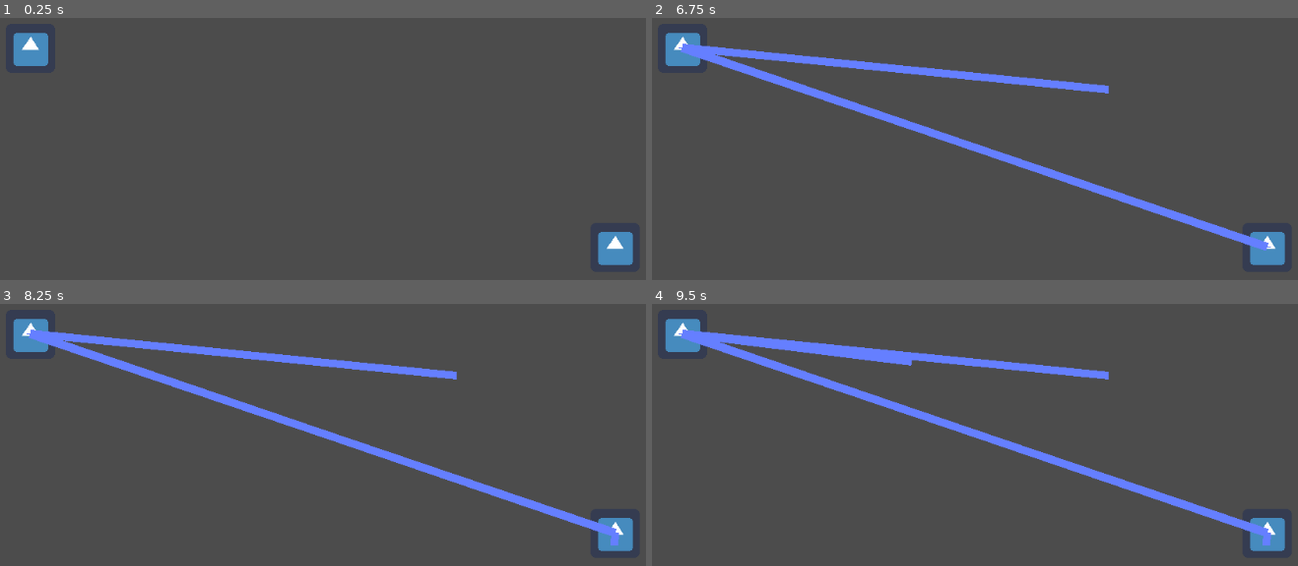
Above: before the commit, frames 1-4 (two rows, left to right).
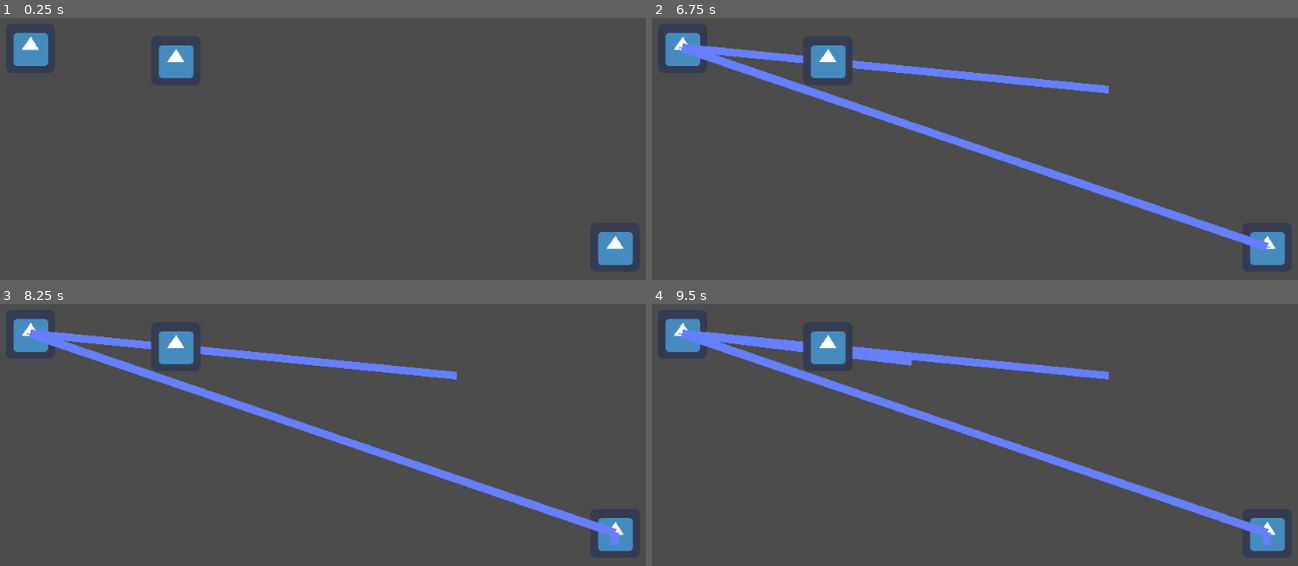
Above: after the commit, the same moments.

Repository: ash4rk/godot_polygon
Game: Godot game, scene res://towns_map.tscn
The game is run twice, just before and just after one commit, with the same random seed, the same clock (stepped at 60 frames per second) and the same inputs. This scene is started directly instead of the project's main scene. The engine's default icon, where the game draws it, is replaced by a stand-in: a white triangle on a blue panel in a dark square.
Inputs (mouse positions are in pixels of both pictures, inside the frame that each line leads up to):
- Up to frame 1 (0.25 s): no input
- Up to frame 2 (6.75 s): click (684, 49) at 0.5 s; click (1265, 248) at 1.25 s; click (684, 49) at 2 s; click (1265, 248) at 2.75 s; click (684, 49) at 3.5 s; click (1265, 248) at 4.25 s; tap Enter at 5, 6.5 s; drag from (684, 49) to (1265, 248) at 5.02 s; tap Space at 5.75 s; drag from (1265, 248) to (684, 49) at 5.77 s; move the mouse to (1110, 88) at 6.52 s; click (1110, 88) at 6.67 s
- Up to frame 3 (8.25 s): tap Space at 7.25 s; drag from (outside the picture) to (613, 534) at 7.27 s; tap Enter at 8 s; move the mouse to (613, 545) at 8.02 s; click (613, 545) at 8.17 s
- Up to frame 4 (9.5 s): tap Space at 8.75 s; drag from (794, 408) to (910, 361) at 8.77 s

The runs differ from the first frame. In frame 1, 0.7% of the frame differs, in the area x 24-31%, y 10-24%; in frame 2, 0.8%; in frame 3, 0.8%; in frame 4, 0.8%, in the area x 23-32%, y 10-24%.
Error in both runs: Invalid call. Nonexistent function 'is_in_group' in base 'Nil'. (res://socket.gd:28)

Commit message:
FEAT: Add DragDropController addon to test

Diff:
--- /dev/null
+++ b/pathfinding/DragDropController.gd
@@ -0,0 +1,52 @@
+extends Node
+
+var current = null
+var drag_offset = Vector2()
+
+var candidates = []
+
+export var drag_group = "draggable"
+
+
+func _ready():
+	var draggables = get_tree().get_nodes_in_group(drag_group)
+	for dragable in draggables:
+		if dragable is CollisionObject2D:
+			dragable.connect("mouse_entered",self,"mouse_entered",[dragable])
+			dragable.connect("mouse_exited",self,"mouse_exited",[dragable])
+			dragable.connect("input_event",self,"input_event",[dragable])
+
+func _process(delta):
+	if current is Node2D:
+		current.global_position = current.get_global_mouse_position() - drag_offset
+
+func mouse_entered(which):
+	candidates.append(which)
+	pass
+
+func mouse_exited(which):
+	candidates.erase(which)
+	pass
+
+func input_event(viewport: Node, event: InputEvent, shape_idx: int,which:Node2D):
+	if event is InputEventMouseButton and event.button_index == BUTTON_LEFT:
+		if event.is_pressed():
+			candidates.sort_custom(self,"depth_sort")
+			var last = candidates.back()
+			if last:
+				last.raise()
+				current = last
+				drag_offset = current.get_global_mouse_position() - current.global_position
+				if current.has_method("on_drag_start"):
+					current.on_drag_start()
+		else:
+			var can_drop = true
+			if current:
+				if current.has_method("on_drop"):
+					var on_drop_result = current.on_drop()
+					can_drop = on_drop_result == null || on_drop_result
+				if can_drop:
+					current = null
+
+func depth_sort(a,b):
+	return b.get_index()<a.get_index()
--- /dev/null
+++ b/pathfinding/DragDropController.tscn
@@ -0,0 +1,6 @@
+[gd_scene load_steps=2 format=2]
+
+[ext_resource path="res://DragDropController.gd" type="Script" id=1]
+
+[node name="DragDropController" type="Node"]
+script = ExtResource( 1 )
--- /dev/null
+++ b/pathfinding/drag_test.gd
@@ -0,0 +1,11 @@
+extends Area2D
+
+onready var previous_position = position
+func on_drop():
+	position = position.snapped(Vector2(64,64))
+	yield(get_tree(),"idle_frame")
+	yield(get_tree(),"idle_frame")
+	print("on_drop")
+
+func on_drag_start():
+	print("start")
--- a/pathfinding/towns_map.tscn
+++ b/pathfinding/towns_map.tscn
@@ -1,7 +1,13 @@
-[gd_scene load_steps=3 format=2]
+[gd_scene load_steps=7 format=2]
 
 [ext_resource path="res://socket.tscn" type="PackedScene" id=1]
 [ext_resource path="res://towns_map.gd" type="Script" id=2]
+[ext_resource path="res://DragDropController.tscn" type="PackedScene" id=3]
+[ext_resource path="res://icon.png" type="Texture" id=4]
+[ext_resource path="res://drag_test.gd" type="Script" id=5]
+
+[sub_resource type="CircleShape2D" id=1]
+radius = 36.8782
 
 [node name="map_towns" type="CanvasLayer"]
 script = ExtResource( 2 )
@@ -20,3 +26,15 @@
 margin_right = 852.0
 margin_bottom = 406.0
 focus_mode = 0
+
+[node name="Area2D" type="Area2D" parent="." groups=["draggable"]]
+position = Vector2( 249, 130 )
+script = ExtResource( 5 )
+
+[node name="Sprite" type="Sprite" parent="Area2D"]
+texture = ExtResource( 4 )
+
+[node name="CollisionShape2D" type="CollisionShape2D" parent="Area2D"]
+shape = SubResource( 1 )
+
+[node name="DragDropController" parent="." instance=ExtResource( 3 )]
